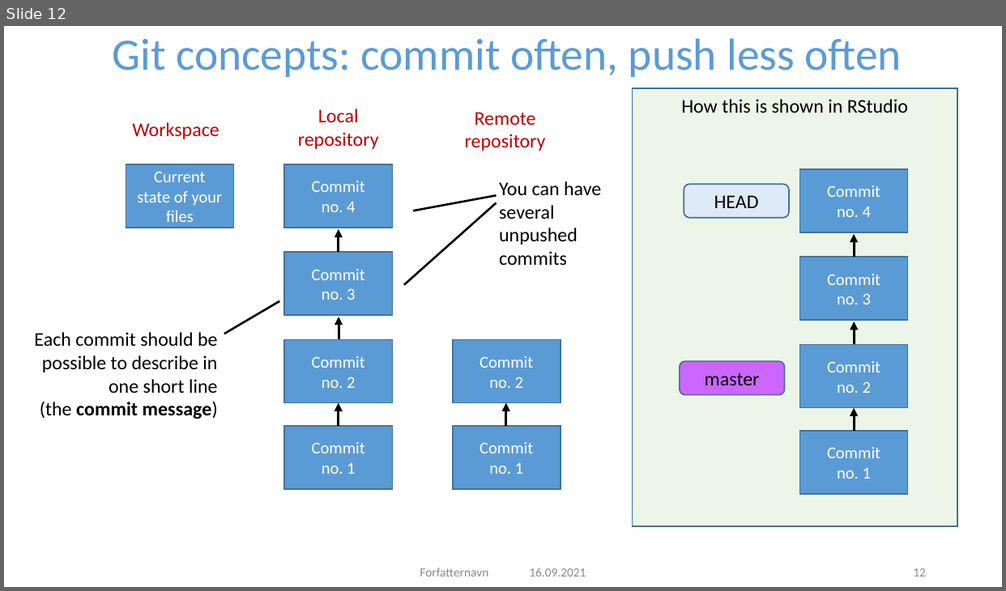
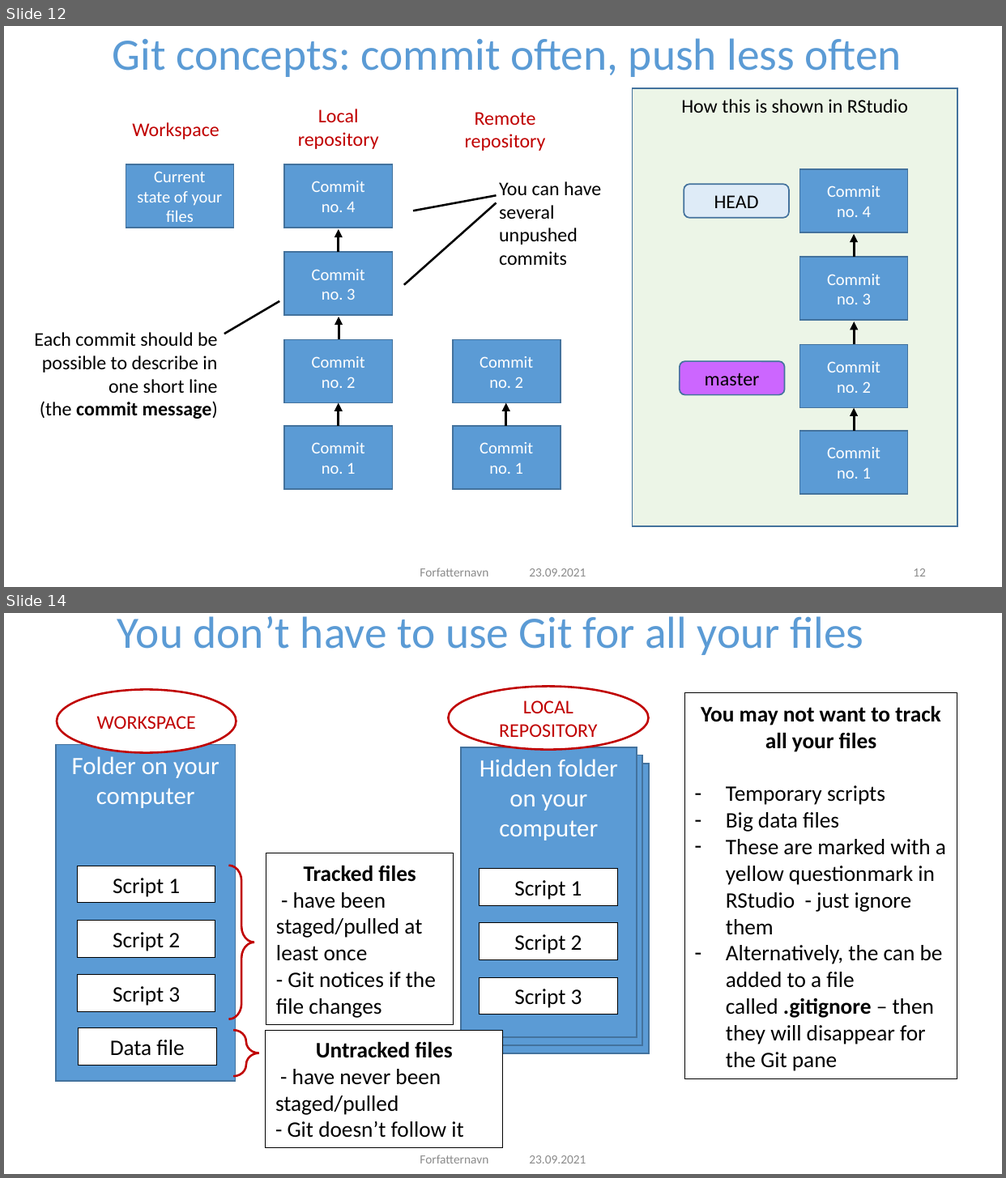
Before and after one commit to NIVANorge/R-Resources, a slide deck: Git concepts.pptx. Shown one above the other, each under a label of ours: slide 12 before the commit, slides 12 and 14 after it; the slides between them are not shown. The pictures are 1006x591 and 1006x1178 pixels, drawn with LibreOffice and Linux fonts; fonts in the diff are those of the drawing; background and template pictures are left out. Boxes give left, top, right and bottom in pixels: in the first picture for what was removed or moved away, otherwise in the second. Text is boxed around its words. In the diff, an @@ line names an element or a change of style, - is before the commit and + after.

```diff
--- a/Git concepts.pptx
+++ b/Git concepts.pptx
@@ slide 14 added at [4, 613, 1002, 1174], background #FFFFFF @@
@@ title added at [117, 616, 863, 655], 32.4 pt, text #5B9BD5 @@
+You don’t have to use Git for all your files
@@ ellipse added at [57, 690, 236, 752], fill #FFFFFF, outline #C00000 1.5 pt, 14 pt, text #C00000 @@
+WORKSPACE
@@ ellipse added at [448, 686, 649, 749], fill #FFFFFF, outline #C00000 1.5 pt, 14 pt, text #C00000 @@
+LOCAL REPOSITORY
@@ rectangle added at [684, 693, 957, 1079], fill #FFFFFF, outline #000000 0.75 pt, 16 pt, text #000000 @@
+You may not want to track all your files
+– Temporary scripts
+– Big data files
+– These are marked with a yellow questionmark in RStudio - just ignore them
+– Alternatively, the can be added to a file called .gitignore – then they will disappear for the Git pane
@@ rectangle added at [56, 745, 236, 1081], fill #5B9BD5, outline #43739E 1 pt, 18 pt, text #FFFFFF @@
+Folder on your computer
@@ rectangle added at [461, 747, 637, 1038], fill #5B9BD5, outline #43739E 1 pt, 18 pt, text #FFFFFF @@
+Hidden folder on your computer
@@ rectangle added at [467, 756, 642, 1046], fill #5B9BD5, outline #43739E 1 pt @@
@@ rectangle added at [473, 764, 649, 1054], fill #5B9BD5, outline #43739E 1 pt @@
@@ rectangle added at [266, 854, 453, 1025], fill #FFFFFF, outline #000000 0.75 pt, 16 pt, text #000000 @@
+Tracked files
+- have been staged/pulled at least once
+- Git notices if the file changes
@@ rectangle added at [77, 866, 215, 902], fill #FFFFFF, outline #000000 0.75 pt, 16 pt, text #000000 @@
+Script 1
@@ right brace added at [228, 866, 254, 1019], outline #C00000 1.5 pt @@
@@ rectangle added at [479, 868, 616, 905], fill #FFFFFF, outline #000000 0.75 pt, 16 pt, text #000000 @@
+Script 1
@@ rectangle added at [77, 920, 215, 957], fill #FFFFFF, outline #000000 0.75 pt, 16 pt, text #000000 @@
+Script 2
@@ rectangle added at [479, 923, 616, 960], fill #FFFFFF, outline #000000 0.75 pt, 16 pt, text #000000 @@
+Script 2
@@ rectangle added at [77, 975, 215, 1012], fill #FFFFFF, outline #000000 0.75 pt, 16 pt, text #000000 @@
+Script 3
@@ rectangle added at [479, 977, 616, 1014], fill #FFFFFF, outline #000000 0.75 pt, 16 pt, text #000000 @@
+Script 3
@@ rectangle added at [78, 1029, 215, 1065], fill #FFFFFF, outline #000000 0.75 pt, 16 pt, text #000000 @@
+Data file
@@ right brace added at [233, 1030, 259, 1076], outline #C00000 1.5 pt @@
@@ rectangle added at [266, 1030, 503, 1148], fill #FFFFFF, outline #000000 0.75 pt, 16 pt, text #000000 @@
+Untracked files
+- have never been staged/pulled
+- Git doesn’t follow it
@@ text added at [420, 1155, 488, 1164], 9 pt, text #8C8C8C @@
+Forfatternavn
@@ text added at [529, 1156, 586, 1164], 9 pt, text #8C8C8C @@
+23.09.2021
@@ slide 12 changed as well @@
@@ text at [529, 569, 586, 577]: text changed @@
-16.09.2021
+23.09.2021
```
Also in this commit, not shown: 21 other slides changed, 1 other slide added, 1 slide removed.
